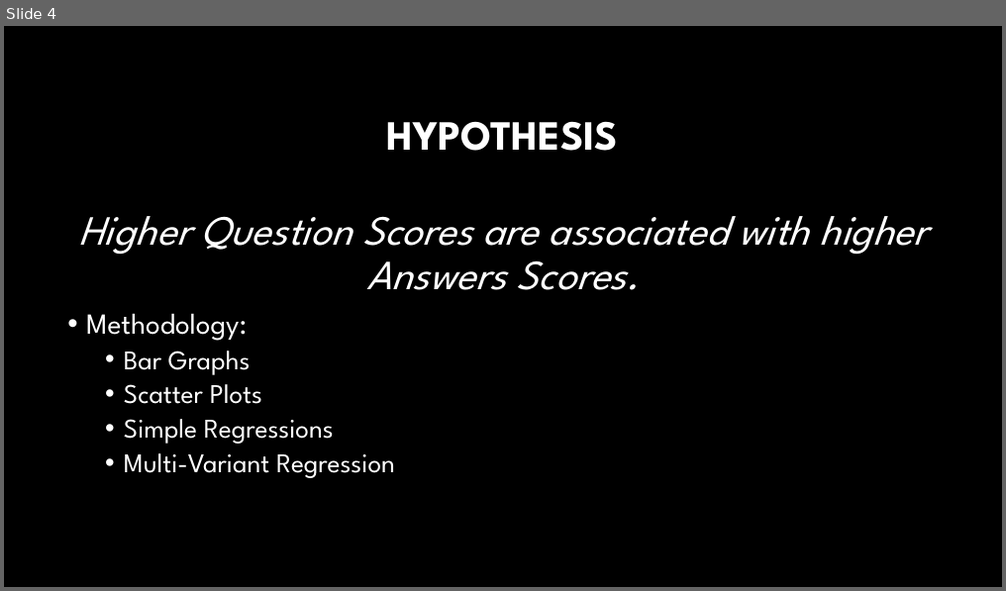
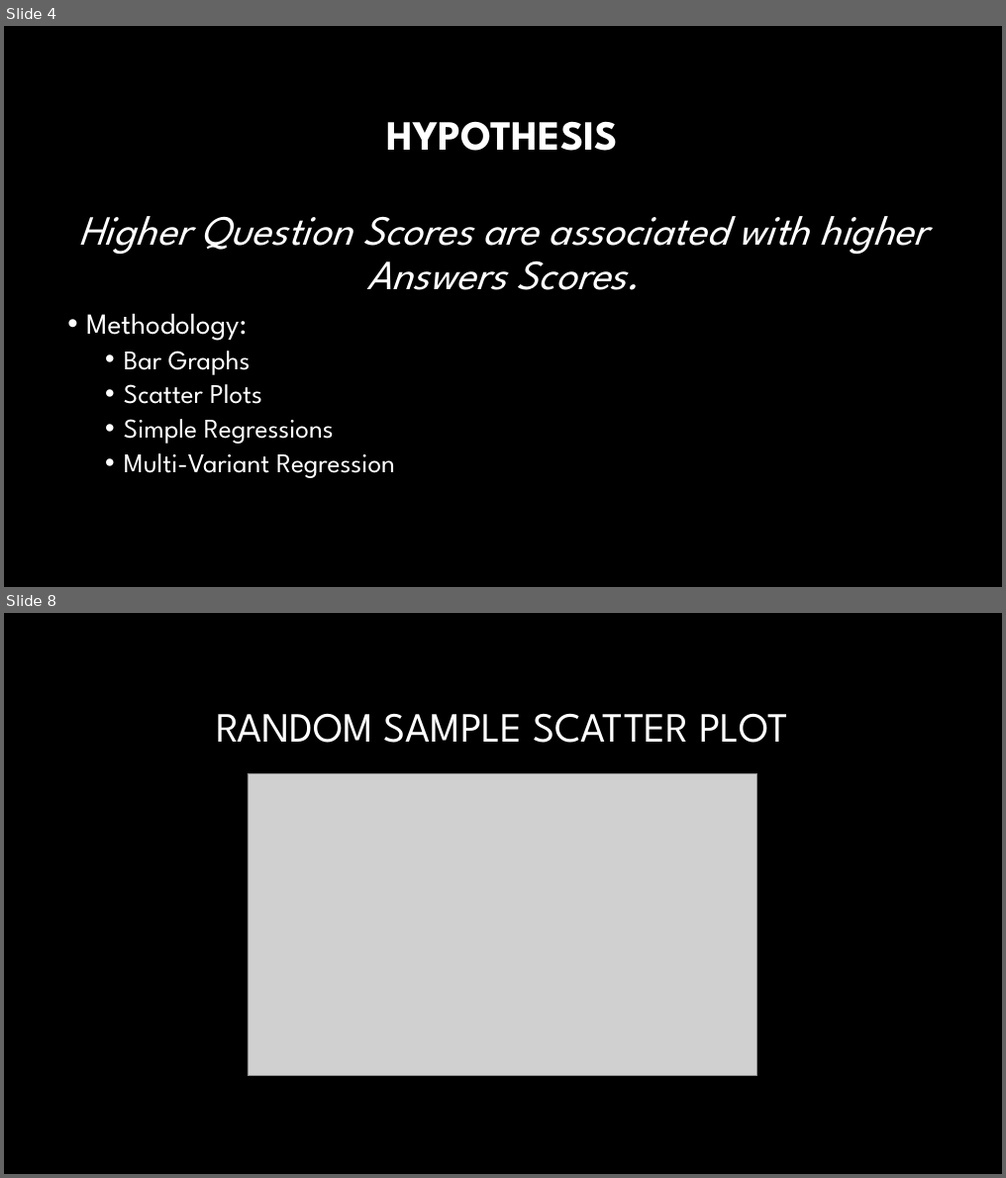
Before and after one commit to fosshie/tnn, a slide deck: PPAnalysis.pptx. Shown one above the other, each under a label of ours: slide 4 before the commit, slides 4 and 8 after it; the slides between them are not shown. The pictures are 1006x591 and 1006x1178 pixels, drawn with LibreOffice and Linux fonts; fonts in the diff are those of the drawing; grey boxes stand for pictures; background and template pictures are left out. Boxes give left, top, right and bottom in pixels: in the first picture for what was removed or moved away, otherwise in the second. Text is boxed around its words. In the diff, an @@ line names an element or a change of style, - is before the commit and + after.

```diff
--- a/PPAnalysis.pptx
+++ b/PPAnalysis.pptx
@@ slide 8 added at (4,613,1002,1174), background #000000 @@
@@ title added at (217,713,788,743), 40 pt, text #FFFFFF @@
+RANDOM SAMPLE SCATTER PLOT
@@ picture added at (248,774,757,1076) @@
```
Also in this commit, not shown: 3 slides changed, 4 other slides added, 7 slides removed, 2 other files.
